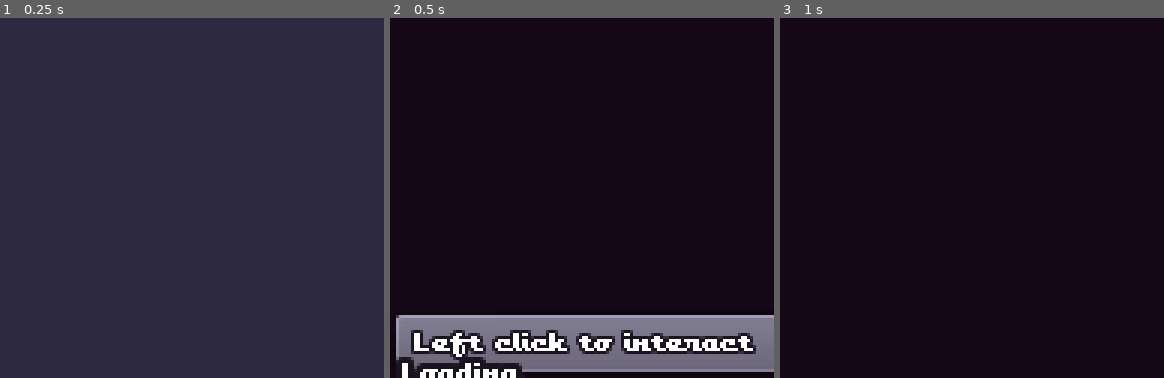
Above: before the commit, frames 1-3 (left to right).
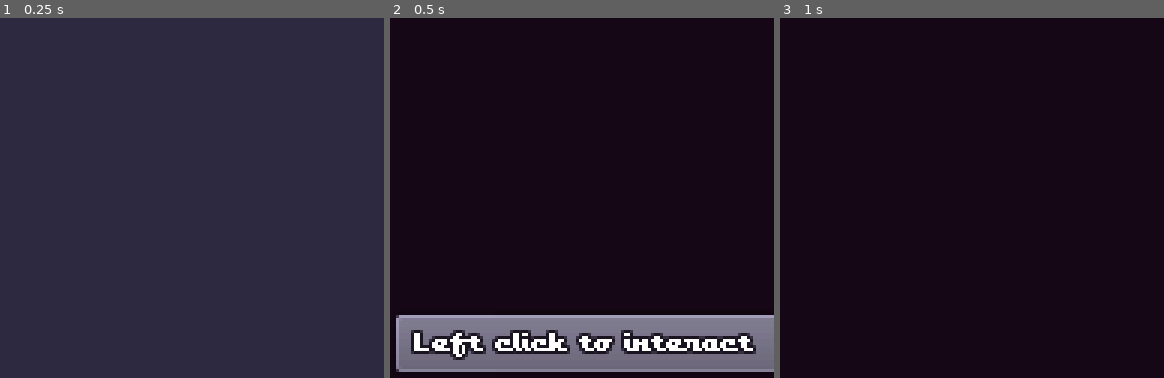
Above: after the commit, the same moments.

Repository: xphere/a-little-bird-told-me
Game: Godot game, scene res://src/scenes/game/game.tscn
The game is run twice, just before and just after one commit, with the same random seed, the same clock (stepped at 60 frames per second) and the same inputs. This scene is started directly instead of the project's main scene.
Inputs (mouse positions are % of the whole screen's width and height, from its top left):
- Up to frame 1 (0.25 s): no input
- Up to frame 2 (0.5 s): no input
- Up to frame 3 (1 s): tap Enter (ui_accept) at 0.5, 0.77 s; move the mouse to (72, 45) at 0.52 s; click (72, 45) at 0.67 s
The pictures show only the part of the screen within x 0-50%, y 50-100%; the shares and areas given below are measured in that part.

Frame 1 is identical in both runs. In frame 2, 1.3% of the frame differs, in the area x 1-35%, y 94-100%; in frame 3, nothing differs.

Commit message:
+game: move topics and debug day to its own scenes

Diff:
--- a/src/scenes/game/game.tscn
+++ b/src/scenes/game/game.tscn
@@ -9,12 +9,9 @@
 [ext_resource path="res://src/scenes/game/cursor.gd" type="Script" id=7]
 [ext_resource path="res://src/scenes/game/game.gd" type="Script" id=8]
 [ext_resource path="res://modules/action/match.gd" type="Script" id=9]
-[ext_resource path="res://modules/action/serial.gd" type="Script" id=11]
-[ext_resource path="res://src/scenes/game/topics.gd" type="Script" id=17]
+[ext_resource path="res://src/stories/topics.tscn" type="PackedScene" id=10]
+[ext_resource path="res://src/stories/debug.tscn" type="PackedScene" id=11]
 [ext_resource path="res://modules/context/context.gd" type="Script" id=18]
-[ext_resource path="res://src/actions/dialog.gd" type="Script" id=19]
-[ext_resource path="res://modules/action/action.gd" type="Script" id=20]
-[ext_resource path="res://modules/action/sequential.gd" type="Script" id=22]
 
 [node name="Game" type="Control"]
 anchor_right = 1.0
@@ -45,43 +42,11 @@
 script = ExtResource( 9 )
 expression_contents = "\"Day#%d\" % context(\"day\", 0)"
 
+[node name="Day#-1" parent="Story" instance=ExtResource( 11 )]
+
 [node name="Day#0" parent="Story" instance=ExtResource( 5 )]
 
-[node name="Topics" type="Node" parent="."]
-script = ExtResource( 17 )
-
-[node name="messages" type="Node" parent="Topics"]
-script = ExtResource( 22 )
-loop = false
-
-[node name="0" type="Node" parent="Topics/messages"]
-script = ExtResource( 11 )
-
-[node name="dialog#1" type="Node" parent="Topics/messages/0"]
-script = ExtResource( 19 )
-speaker = "maester"
-dialog = "What's this in your leg?"
-
-[node name="dialog#2" type="Node" parent="Topics/messages/0"]
-script = ExtResource( 19 )
-speaker = "maester"
-dialog = "A letter?"
-
-[node name="dialog#3" type="Node" parent="Topics/messages/0"]
-script = ExtResource( 19 )
-speaker = "maester"
-dialog = "I'll leave it at the desk"
-
-[node name="1" type="Node" parent="Topics/messages"]
-script = ExtResource( 11 )
-
-[node name="dialog#1" type="Node" parent="Topics/messages/1"]
-script = ExtResource( 19 )
-speaker = "maester"
-dialog = "Another message? Let's see..."
-
-[node name="2" type="Node" parent="Topics/messages"]
-script = ExtResource( 20 )
+[node name="Topics" parent="." instance=ExtResource( 10 )]
 
 [connection signal="bird_arrived" from="Tower" to="." method="_on_Tower_bird_arrived"]
 [connection signal="bird_picked" from="Tower" to="." method="_on_Tower_bird_picked"]
--- /dev/null
+++ b/src/stories/debug.tscn
@@ -0,0 +1,6 @@
+[gd_scene load_steps=2 format=2]
+
+[ext_resource path="res://modules/action/serial.gd" type="Script" id=5]
+
+[node name="Day#-1" type="Node"]
+script = ExtResource( 5 )
--- /dev/null
+++ b/src/stories/topics.tscn
@@ -0,0 +1,43 @@
+[gd_scene load_steps=6 format=2]
+
+[ext_resource path="res://modules/action/action.gd" type="Script" id=1]
+[ext_resource path="res://src/actions/dialog.gd" type="Script" id=2]
+[ext_resource path="res://modules/action/sequential.gd" type="Script" id=3]
+[ext_resource path="res://src/scenes/game/topics.gd" type="Script" id=4]
+[ext_resource path="res://modules/action/serial.gd" type="Script" id=6]
+
+[node name="Topics" type="Node"]
+script = ExtResource( 4 )
+
+[node name="messages" type="Node" parent="."]
+script = ExtResource( 3 )
+loop = false
+
+[node name="0" type="Node" parent="messages"]
+script = ExtResource( 6 )
+
+[node name="dialog#1" type="Node" parent="messages/0"]
+script = ExtResource( 2 )
+speaker = "maester"
+dialog = "What's this in your leg?"
+
+[node name="dialog#2" type="Node" parent="messages/0"]
+script = ExtResource( 2 )
+speaker = "maester"
+dialog = "A letter?"
+
+[node name="dialog#3" type="Node" parent="messages/0"]
+script = ExtResource( 2 )
+speaker = "maester"
+dialog = "I'll leave it at the desk"
+
+[node name="1" type="Node" parent="messages"]
+script = ExtResource( 6 )
+
+[node name="dialog#1" type="Node" parent="messages/1"]
+script = ExtResource( 2 )
+speaker = "maester"
+dialog = "Another message? Let's see..."
+
+[node name="2" type="Node" parent="messages"]
+script = ExtResource( 1 )
Not shown: 1 places in src/scenes/game/game.tscn that only renumber resources
